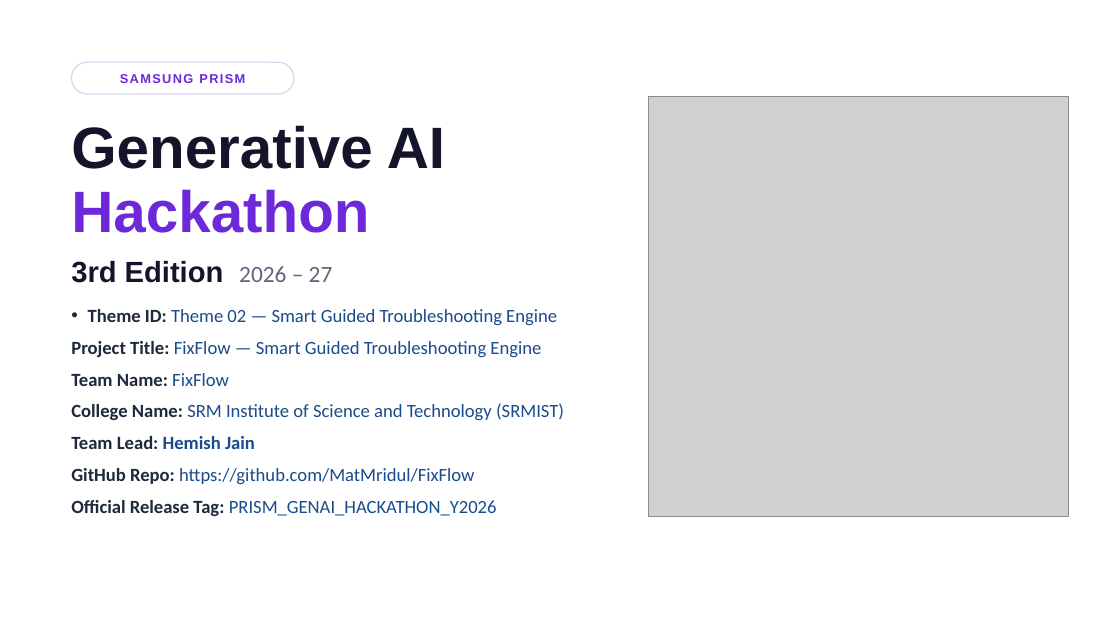
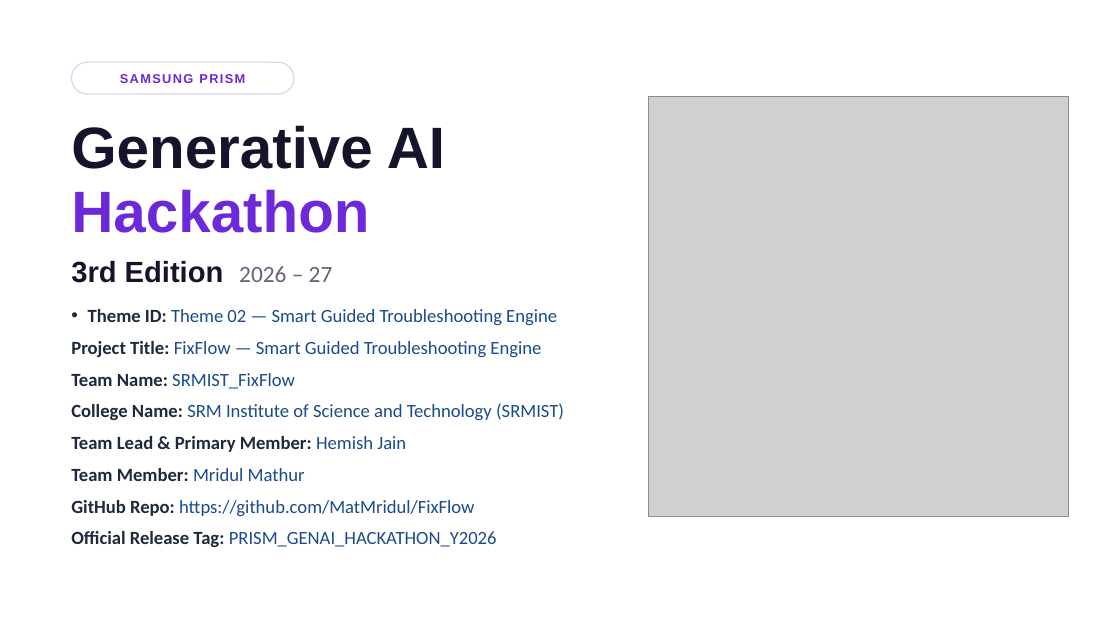
Before and after one commit to MatMridul/FixFlow, a slide deck: slide 1 of SRMIST_FixFlow_Submission.pptx. Drawn at 1120x630 pixels with LibreOffice and Linux fonts; fonts in the diff are those of the drawing; grey boxes stand for pictures. Boxes give left, top, right and bottom in pixels: in the first picture for what was removed or moved away, otherwise in the second. Text is boxed around its words. In the diff, an @@ line names an element or a change of style, - is before the commit and + after.

Commit message:
docs: designate Hemish Jain as Team Lead and Primary Member across all submission materials
- Updated presentation slides (SRMIST_FixFlow_Submission.pptx, PDF, and template copy) with Hemish Jain as Team Lead & Primary Member.
- Updated AI Disclosure forms (SRMIST_FixFlow_AI_Disclosure.docx & LangAI3.0_AI_Disclosure.docx) with Hemish Jain as Team Lead & Primary Representative.
- Updated README.md with dedicated Team Details section.
- Synchronized docs/FixFlow_TwoDev_Plan.md, docs/tasks.md, and docs/Jules_Workflow_Guide.md.

```diff
--- a/SRMIST_FixFlow_Submission.pptx
+++ b/SRMIST_FixFlow_Submission.pptx
@@ text at [71, 373, 295, 389]: text changed; text colour #1E293B to #1A4B8C; bold off @@
-Team Name: FixFlow
+Team Name: SRMIST_FixFlow
@@ text at [71, 436, 406, 481]: text changed; text colour #1A4B8C to #1E293B @@
-Team Lead: Hemish Jain
+Team Lead & Primary Member: Hemish Jain
+Team Member: Mridul Mathur
```
Also in this commit, not shown: 1 other slide changed, 10 other files.
